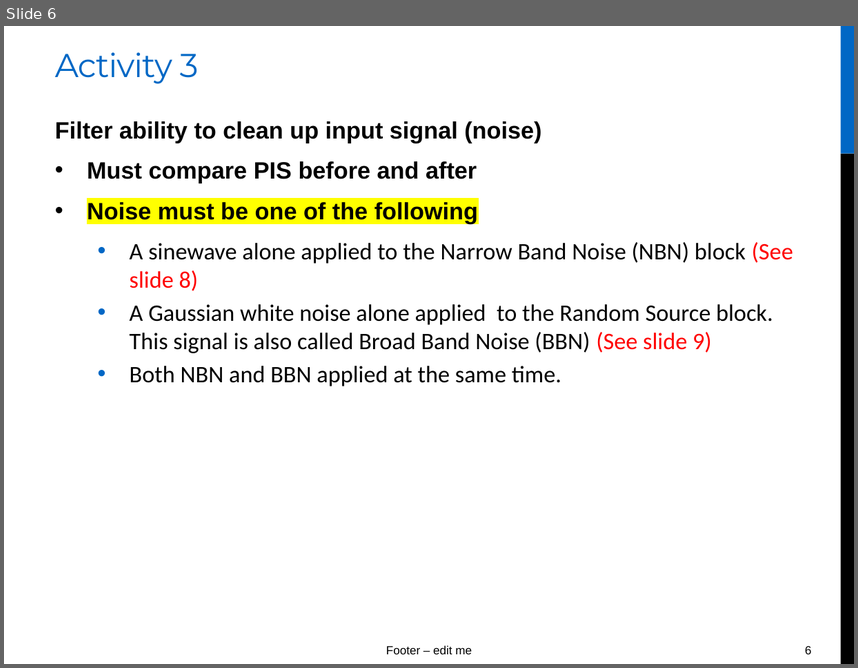
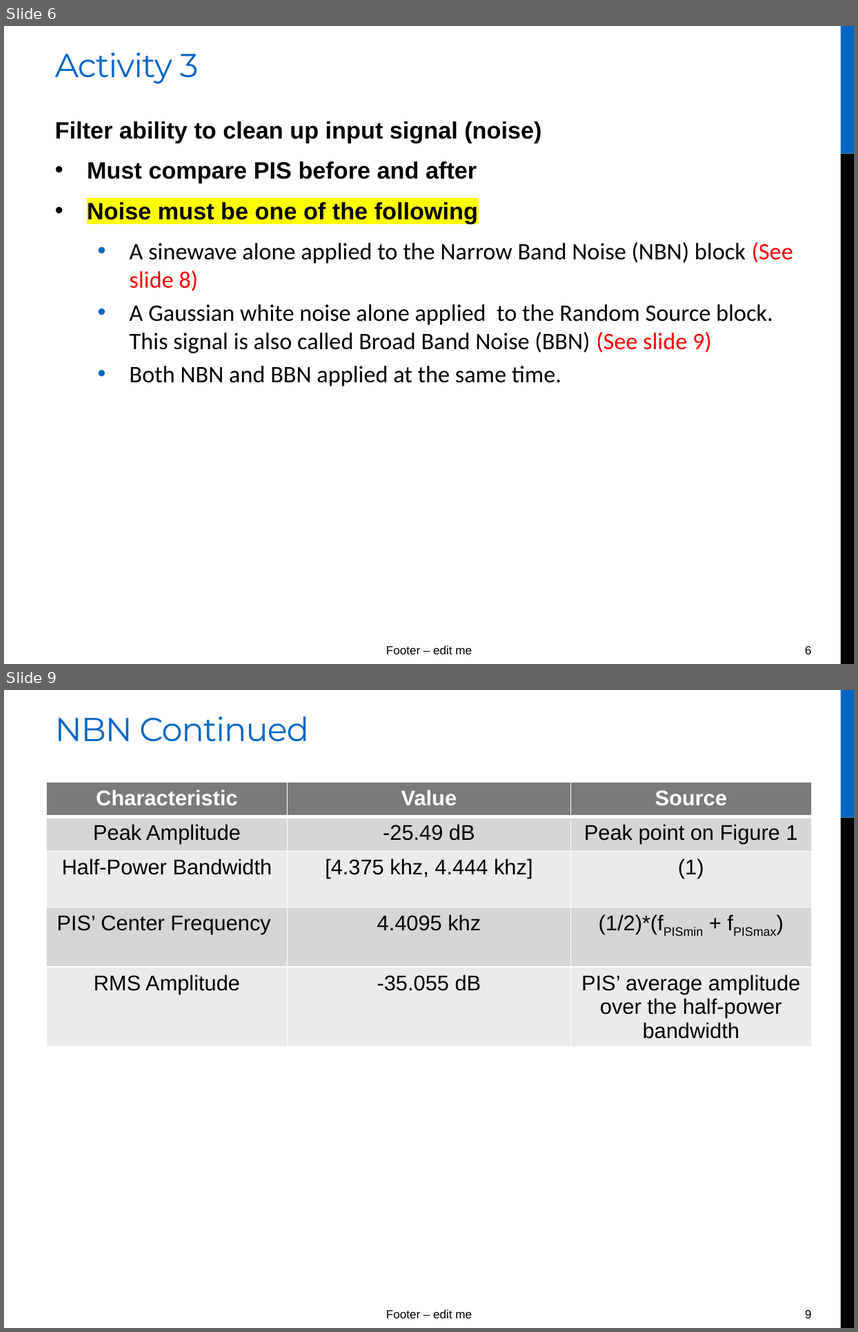
Before and after one commit to ChadwickyN/DSP_Project, a slide deck: FINAl_PRESENTATION.pptx. Shown one above the other, each under a label of ours: slide 6 before the commit, slides 6 and 9 after it; the slides between them are not shown. The pictures are 858x668 and 858x1332 pixels, drawn with LibreOffice and Linux fonts; fonts in the diff are those of the drawing. Boxes give left, top, right and bottom in pixels: in the first picture for what was removed or moved away, otherwise in the second. Text is boxed around its words. In the diff, an @@ line names an element or a change of style, - is before the commit and + after.

```diff
--- a/FINAl_PRESENTATION.pptx
+++ b/FINAl_PRESENTATION.pptx
@@ slide 9 added at <box>4,690,854,1328</box>, background #FFFFFF; not listed: 4 template elements that a slide beside it also shows @@
@@ title added at <box>55,716,309,742</box>, 28 pt, text #0067C5 @@
+NBN Continued
@@ table added at <box>47,782,811,1055</box>, 5 rows, 3 columns @@
+Characteristic | Value | Source
+Peak Amplitude | -25.49 dB | Peak point on Figure 1
+Half-Power Bandwidth | [4.375 khz, 4.444 khz] | (1)
+PIS’ Center Frequency | 4.4095 khz | (1/2)*(fPISmin + fPISmax)
+RMS Amplitude | -35.055 dB | PIS’ average amplitude over the half-power bandwidth
```
Also in this commit, not shown: 1 slide changed, 1 other slide added.
